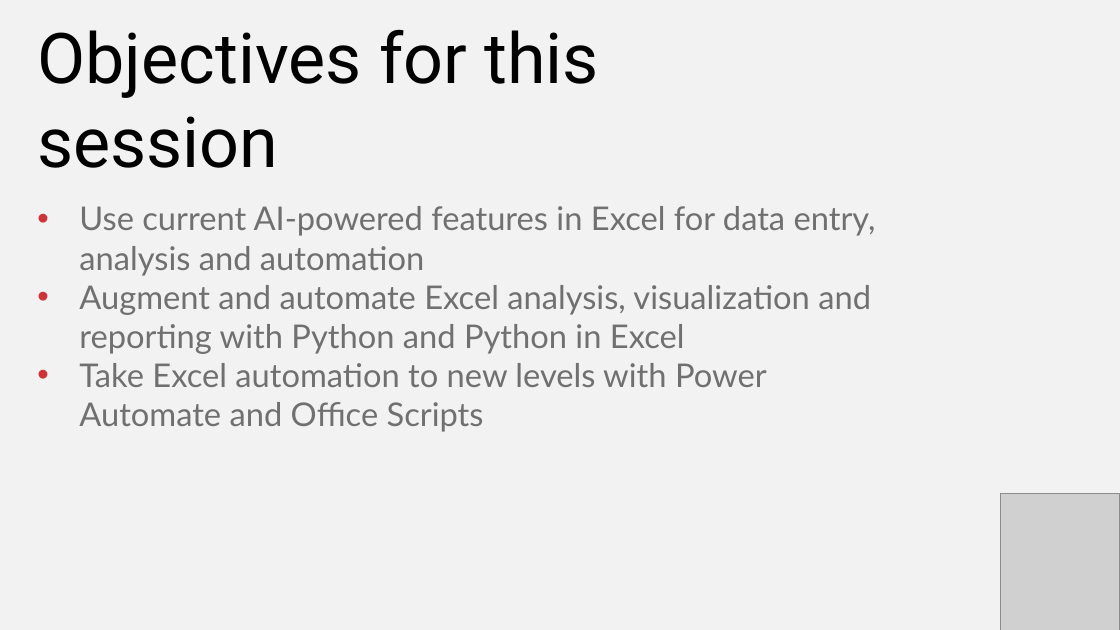
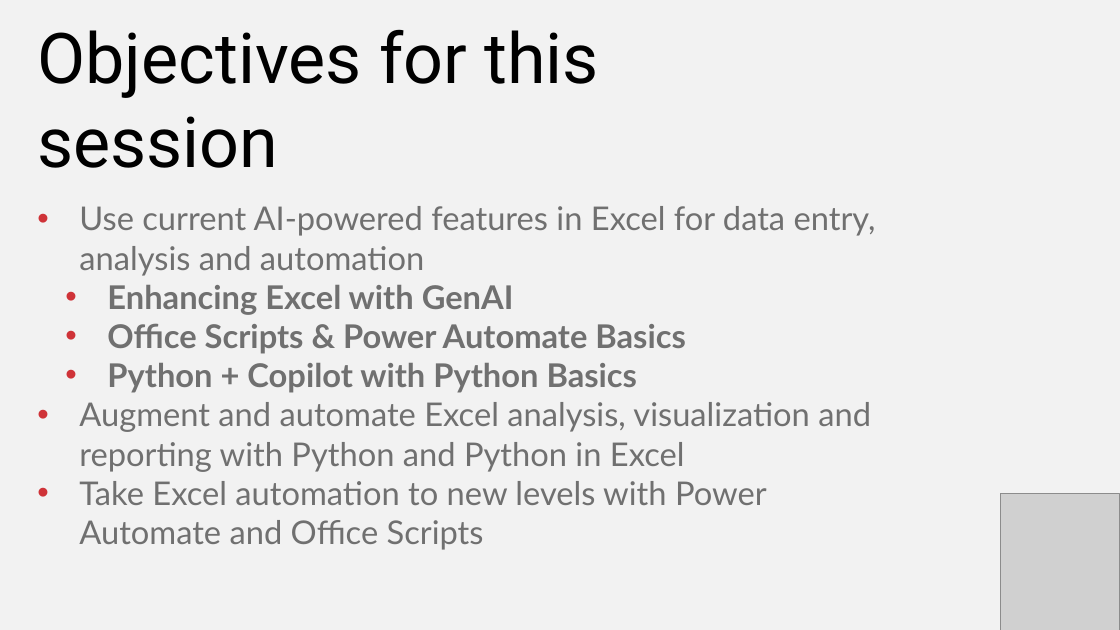
Before and after one commit to stringfestdata/xlgs-mc-2025, a slide deck: slide 3 of excel-power-tools-gxls-2025.pptx. Drawn at 1120x630 pixels with LibreOffice and Linux fonts; fonts in the diff are those of the drawing; grey boxes stand for pictures. Boxes give left, top, right and bottom in pixels: in the first picture for what was removed or moved away, otherwise in the second. Text is boxed around its words. In the diff, an @@ line names an element or a change of style, - is before the commit and + after.

```diff
--- a/excel-power-tools-gxls-2025.pptx
+++ b/excel-power-tools-gxls-2025.pptx
@@ text at (107,285,686,393): paragraphs added @@
+  • Enhancing Excel with GenAI
+  • Office Scripts & Power Automate Basics
+  • Python + Copilot with Python Basics
```
Also in this commit, not shown: 34 other files.
